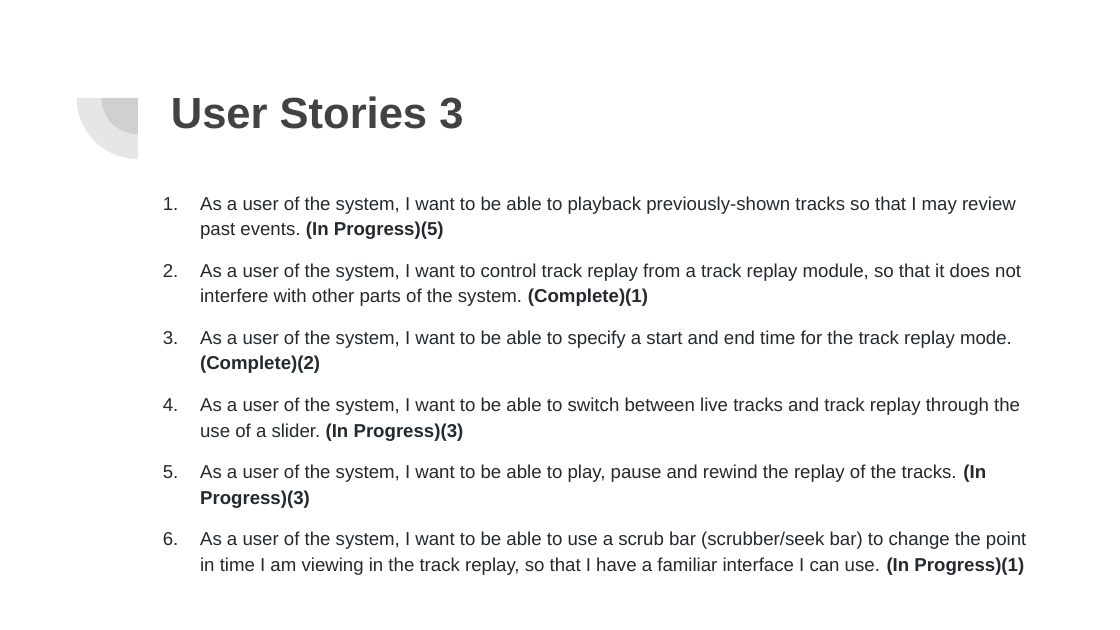
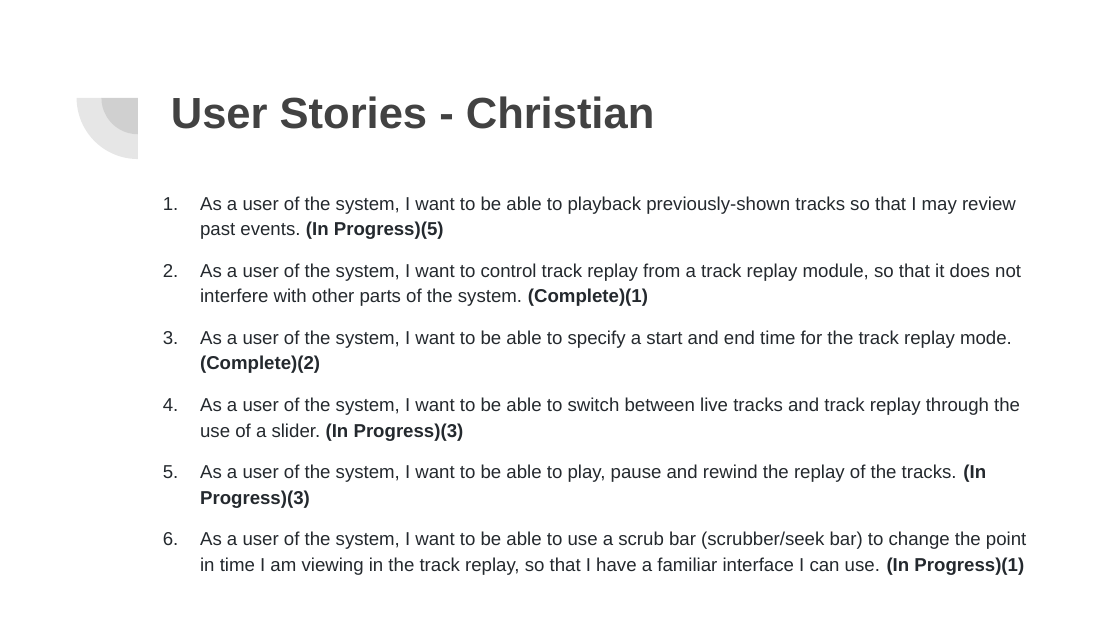
Before and after one commit to jenniferhuynhh/Honours-Project-2019, a slide deck: slide 5 of sem2/Client Meeting Slides/SERP Sem2 Meeting 4.pptx. Drawn at 1120x630 pixels with LibreOffice and Linux fonts; fonts in the diff are those of the drawing. Boxes give left, top, right and bottom in pixels: in the first picture for what was removed or moved away, otherwise in the second. Text is boxed around its words. In the diff, an @@ line names an element or a change of style, - is before the commit and + after.

Commit message:
Added names to user stories

```diff
--- a/sem2/Client Meeting Slides/SERP Sem2 Meeting 4.pptx
+++ b/sem2/Client Meeting Slides/SERP Sem2 Meeting 4.pptx
@@ title at [171,96,655,129]: text changed @@
-User Stories 3
+User Stories - Christian
```
Also in this commit, not shown: 2 other slides changed.
